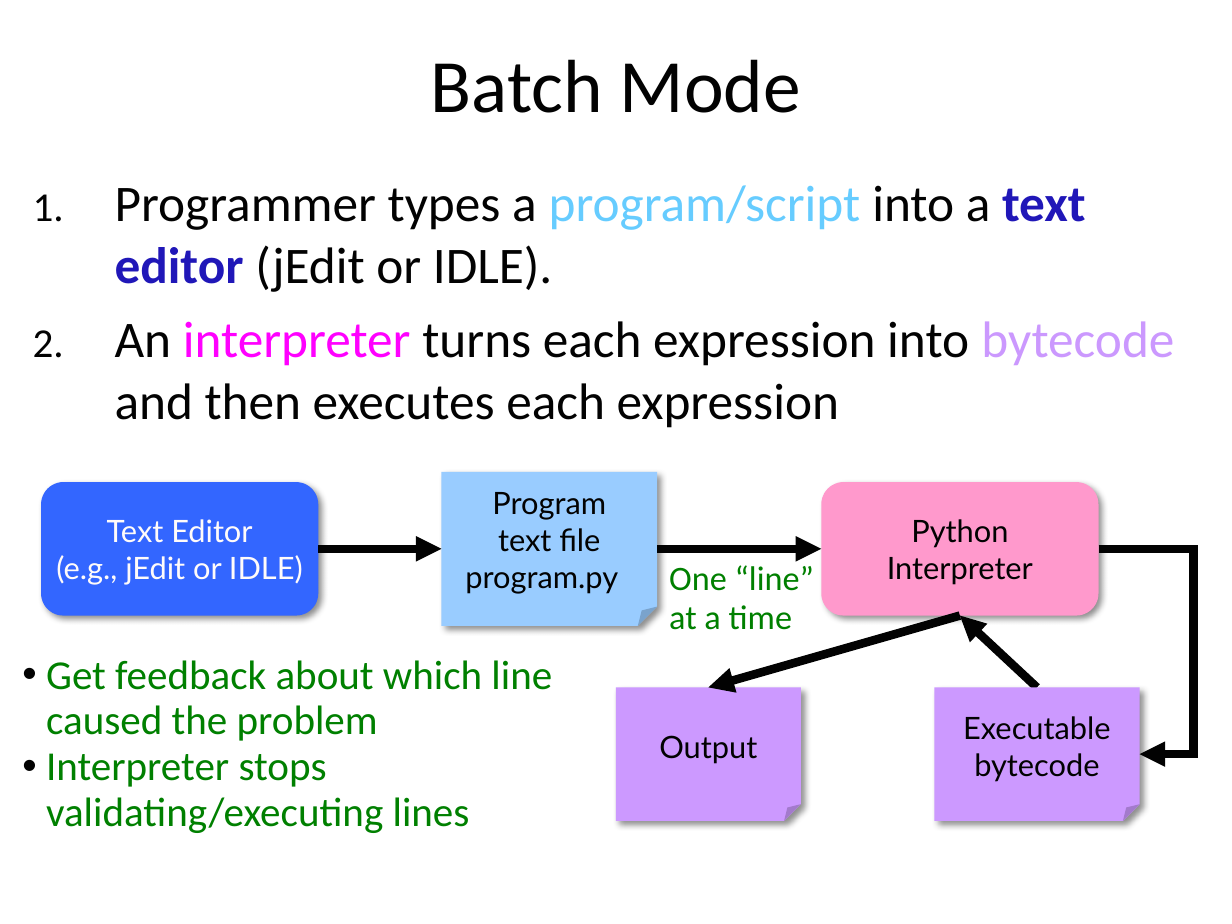
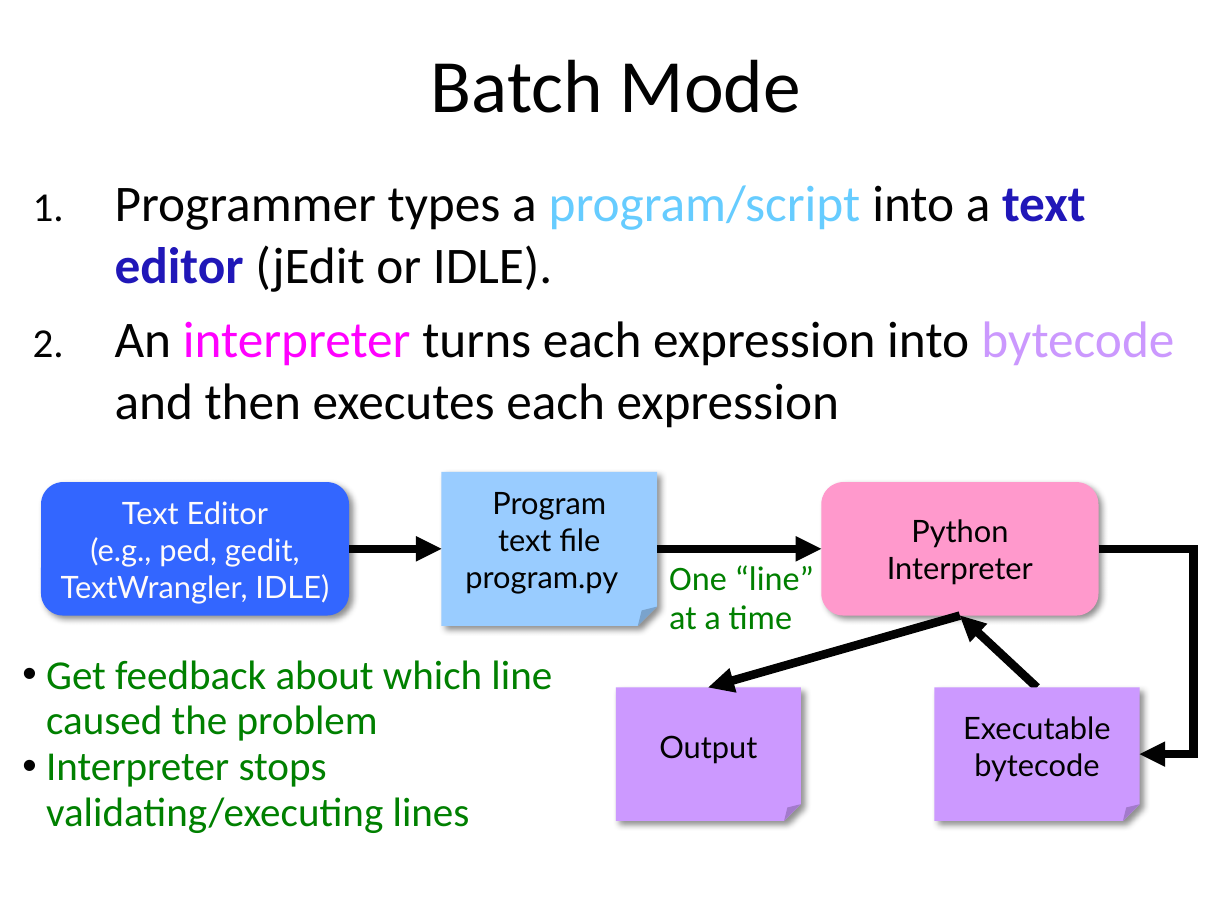
Before and after one commit to emhill/117-S15, a slide deck: slide 12 of src/morea/materials/04-python-intro.pptx. Drawn at 1232x924 pixels with LibreOffice and Linux fonts; fonts in the diff are those of the drawing. Boxes give left, top, right and bottom in pixels: in the first picture for what was removed or moved away, otherwise in the second. Text is boxed around its words. In the diff, an @@ line names an element or a change of style, - is before the commit and + after.

```diff
--- a/src/morea/materials/04-python-intro.pptx
+++ b/src/morea/materials/04-python-intro.pptx
@@ rounded rectangle "Text Editor": place and size @@
-rounded rectangle "Text Editor" at box(41, 482, 318, 615)
+rounded rectangle "Text Editor" at box(41, 482, 349, 615)
@@ text in rounded rectangle at box(61, 537, 329, 604): text changed @@
-(e.g., jEdit or IDLE)
+(e.g., ped, gedit,
+TextWrangler, IDLE)
@@ arrow moved from (318, 548) - (441, 548) to (349, 548) - (441, 548) @@
```
Also in this commit, not shown: 10 other slides changed, 2 slides added, 1 slide removed, 6 other files.
